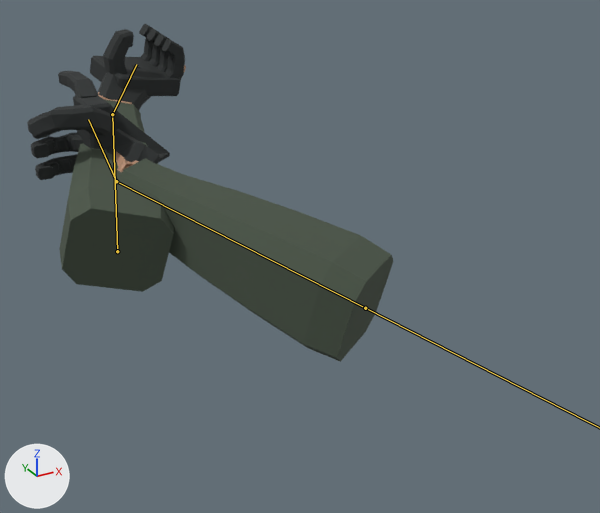
Two versions of the Blender file assets/models/characters/weapon_grips_original/source/arms_machine_gun.blend, one commit apart.
Camera for both pictures: a 50 mm lens placed at (-0.337, -0.7, 0.287), pointed at (0.106, 0.105, -0.116). The lights are fixed; the arrows at lower left show +X, +Y and +Z. The first picture is the older version. The bones that change, and the others that lie on the model, are drawn over the model as lines.

Objects in the first picture: 'Arm_L', 'Arm_R', 'Index_R', 'Little_R', 'Middle_R', 'Ring_R', 'Thumb_L', 'Thumb_R' and 4 more.
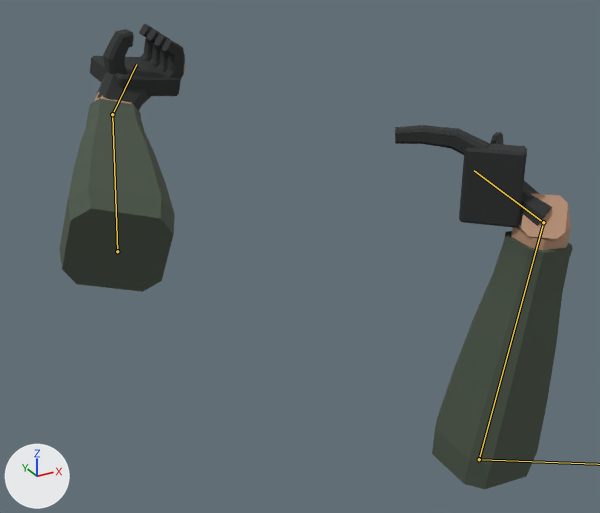
The newer file adds an action. The first version stands in its rest pose; the second is drawn at frame 340 of the action 'reload_mag_mg'.

Pixel boxes [x1, y1, x2, y2] of what changed, in the pictures (600 x 513 px):
'Arm_R', posed (56% narrower, 29% taller)
    before: [73, 95, 393, 362]
    after: [432, 143, 573, 489]
'Index_R', posed
    before: [58, 71, 103, 99]
    after: [395, 125, 489, 155]
'Thumb_R', posed (mostly hidden afterwards)
    before: [29, 104, 113, 139]
    after: [490, 132, 504, 145]
'Ring_R', posed (not visible afterwards)
    before: [31, 133, 83, 159]
'Little_R', posed (not visible afterwards)
    before: [35, 154, 77, 180]
'Middle_R', posed (not visible afterwards)
    before: [27, 112, 61, 134]
bone 'Forearm_R', root to tip
    before: (365, 308) to (116, 181)
    after: (479, 459) to (543, 222)
bone 'Hand_R', root to tip
    before: (116, 181) to (88, 119)
    after: (543, 222) to (474, 170)

The change, as a diff of the scene's bpy script:
```diff
--- a/assets/models/characters/weapon_grips_original/source/arms_machine_gun.blend.py
+++ b/assets/models/characters/weapon_grips_original/source/arms_machine_gun.blend.py
@@ bone_upperarm_r @@
 bone_upperarm_r = bpy.data.objects['Arms'].pose.bones['UpperArm_R']  # child of 'Shoulder_R'
-bone_upperarm_r.rotation_quaternion = (1.0, 0.0, 0.0, 0.0)  # degrees (0, 0, 0)
+bone_upperarm_r.rotation_quaternion = (0.858, -0.407, 0.091, -0.301)  # degrees (-49, -5, -36)
@@ bone_forearm_r @@
 bone_forearm_r = bpy.data.objects['Arms'].pose.bones['Forearm_R']  # child of 'UpperArm_R'
-bone_forearm_r.rotation_quaternion = (1.0, 0.0, 0.0, 0.0)  # degrees (0, 0, 0)
+bone_forearm_r.rotation_quaternion = (0.268, 0.624, 0.368, 0.635)  # degrees (94, -36, 96)
@@ bone_hand_r @@
 bone_hand_r = bpy.data.objects['Arms'].pose.bones['Hand_R']  # child of 'Forearm_R'
-bone_hand_r.rotation_quaternion = (1.0, 0.0, 0.0, 0.0)  # degrees (0, 0, 0)
+bone_hand_r.rotation_quaternion = (0.752, -0.517, -0.392, 0.114)  # degrees (-80, -28, 41)
```
